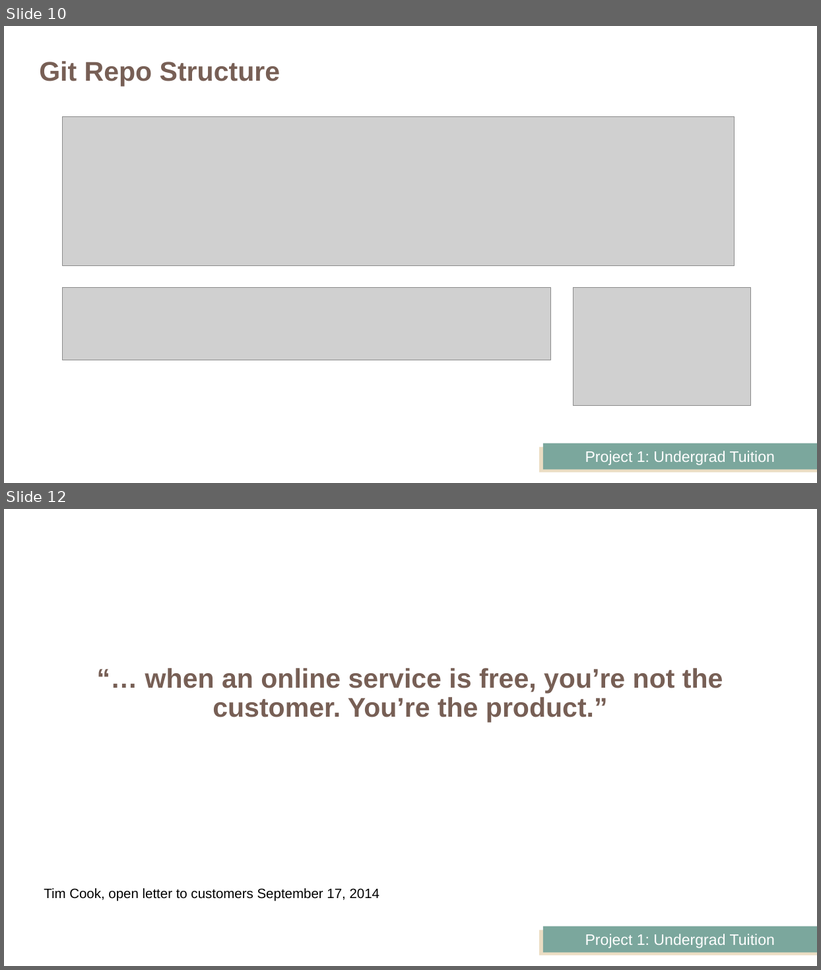
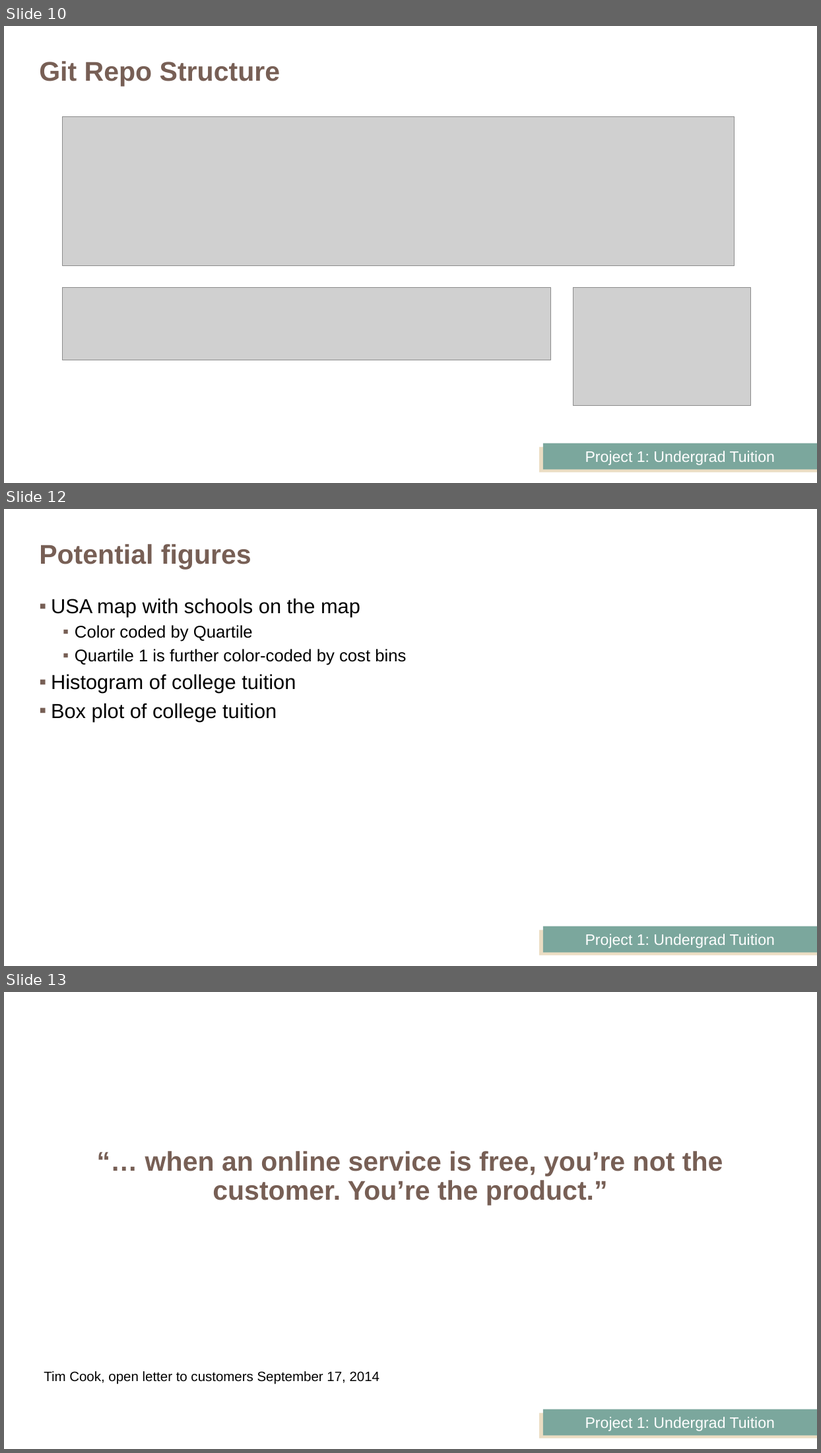
Before and after one commit to JeffPinegar/Proj1_undergraduate, a slide deck: Presentation/Getting Started.pptx. Shown one above the other, each under a label of ours: slides 10 and 12 before the commit, slides 10, 12 and 13 after it; the slides between them are not shown. The pictures are 821x970 and 821x1453 pixels, drawn with LibreOffice and Linux fonts; fonts in the diff are those of the drawing; grey boxes stand for pictures. Boxes give left, top, right and bottom in pixels: in the first picture for what was removed or moved away, otherwise in the second. Text is boxed around its words. In the diff, an @@ line names an element or a change of style, - is before the commit and + after.

```diff
--- a/Presentation/Getting Started.pptx
+++ b/Presentation/Getting Started.pptx
@@ slide 12 added at <box>4,509,817,966</box>, background #FFFFFF; not listed: 2 template elements that a slide beside it also shows @@
@@ title added at <box>39,544,252,569</box>, 32 pt, text #775F55, bold @@
+Potential figures
@@ text added at <box>51,598,406,722</box>, 24 pt, text #000000 @@
+▪ USA map with schools on the map
+  ▪ Color coded by Quartile
+  ▪ Quartile 1 is further color-coded by cost bins
+▪ Histogram of college tuition
+▪ Box plot of college tuition
@@ what was slide 12 is now slide 13 @@
```
Also in this commit, not shown: 1 slide changed, 3 other files.
